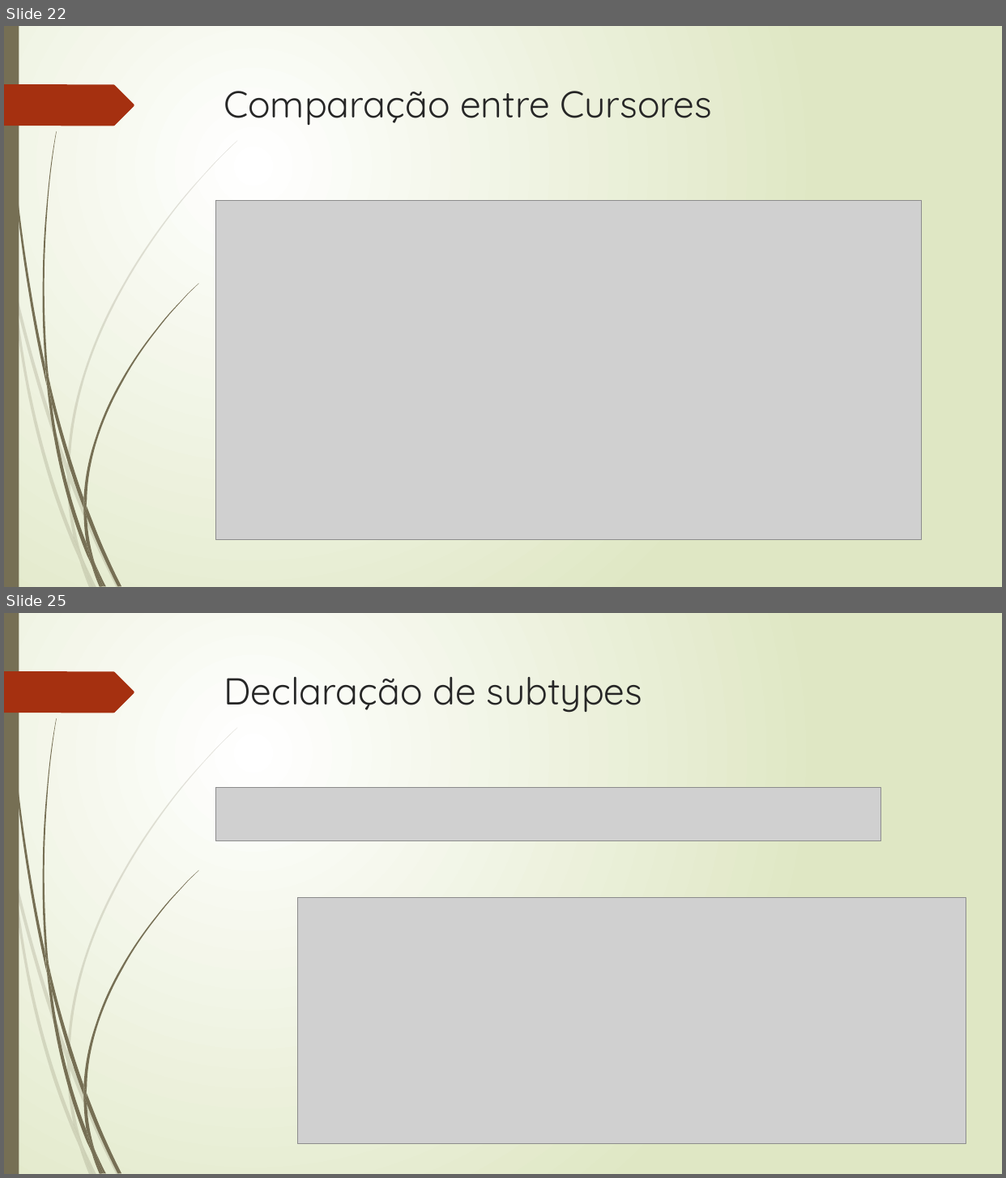
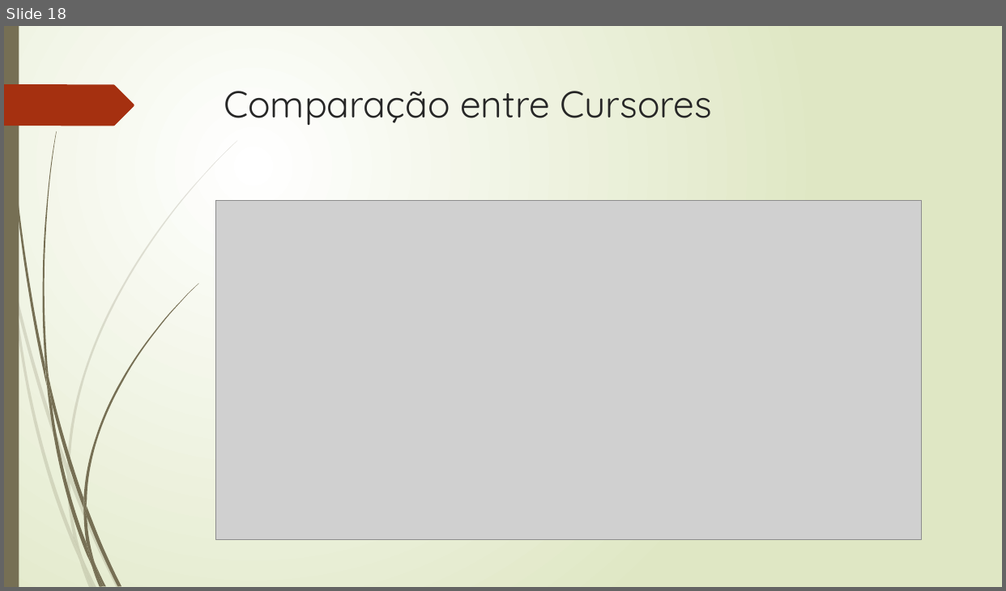
Before and after one commit to rpatricio-souza/Programacao_Avancada_de_Banco_de_Dados, a slide deck: Aula_05_Cursores.pptx. Shown one above the other, each under a label of ours: slides 22 and 25 before the commit, slide 18 after it; the slides between them are not shown. The pictures are 1006x1178 and 1006x591 pixels, drawn with LibreOffice and Linux fonts; fonts in the diff are those of the drawing; grey boxes stand for pictures. Boxes give left, top, right and bottom in pixels: in the first picture for what was removed or moved away, otherwise in the second. Text is boxed around its words. In the diff, an @@ line names an element or a change of style, - is before the commit and + after.

```diff
--- a/Aula_05_Cursores.pptx
+++ b/Aula_05_Cursores.pptx
@@ slide 25 removed at (4,613,1002,1174), background gradient #FFFFFF to #DFE8C4; not listed: 24 template elements that a slide beside it also shows @@
@@ title removed at (224,677,642,713) @@
-Declaração de subtypes
@@ picture removed at (216,787,880,841) @@
@@ picture removed at (297,898,965,1144) @@
@@ what was slide 22 is now slide 18 @@
```
Also in this commit, not shown: 14 slides changed, 2 slides added, 9 other slides removed, 3 other files.
